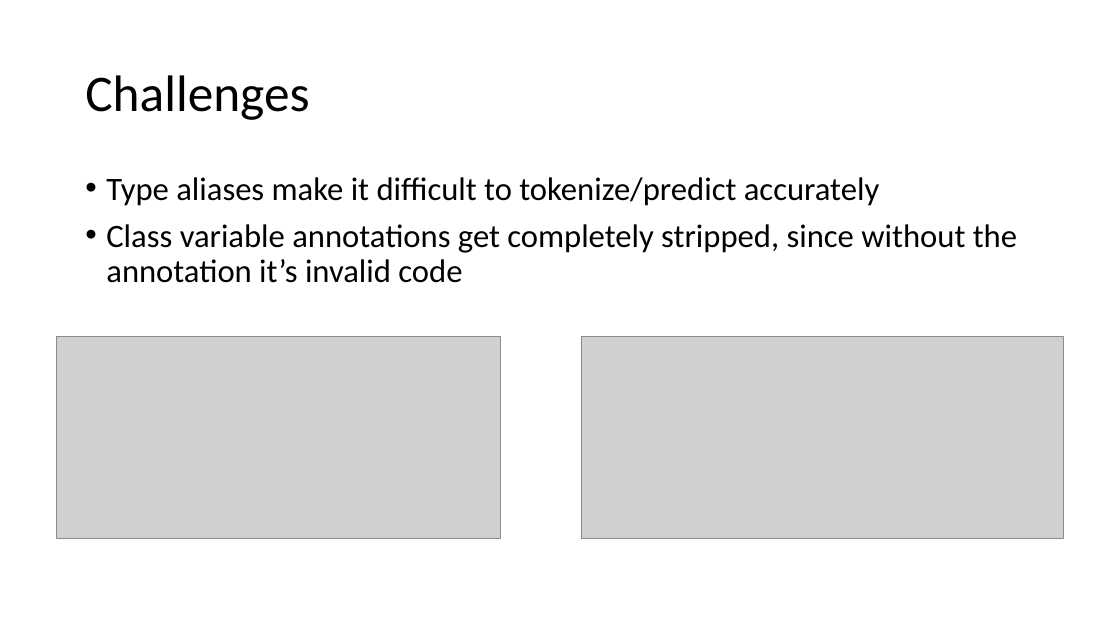
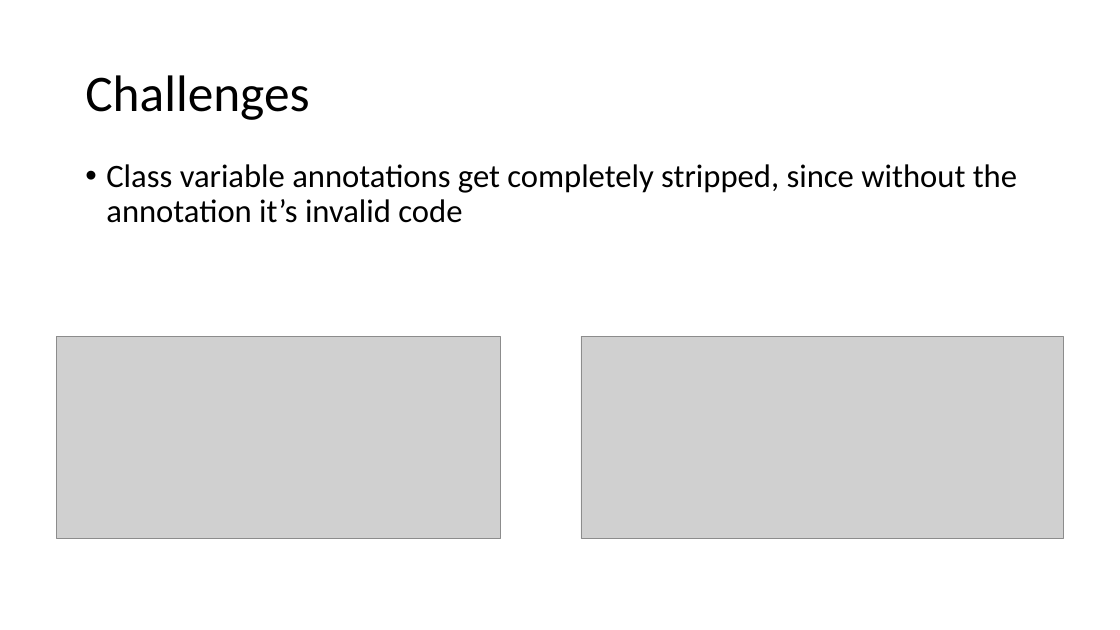
Before and after one commit to tjchambers32/ecs289-final, a slide deck: slide 17 of deeptyper for python.pptx (slide 10 before the commit). Drawn at 1120x630 pixels with LibreOffice and Linux fonts; fonts in the diff are those of the drawing; grey boxes stand for pictures. Boxes give left, top, right and bottom in pixels: in the first picture for what was removed or moved away, otherwise in the second. Text is boxed around its words. In the diff, an @@ line names an element or a change of style, - is before the commit and + after.

```diff
--- a/deeptyper for python.pptx
+++ b/deeptyper for python.pptx
@@ text "Class variable annotations get completely ...": place and size @@
-text "Class variable annotations get completely ..." at (106, 177, 1017, 283)
+text "Class variable annotations get completely ..." at (106, 164, 1017, 223)
@@ text at (106, 177, 879, 206): paragraph removed @@
-• Type aliases make it difficult to tokenize/predict accurately
```
Also in this commit, not shown: 7 other slides changed, 9 slides added, 5 other files.
